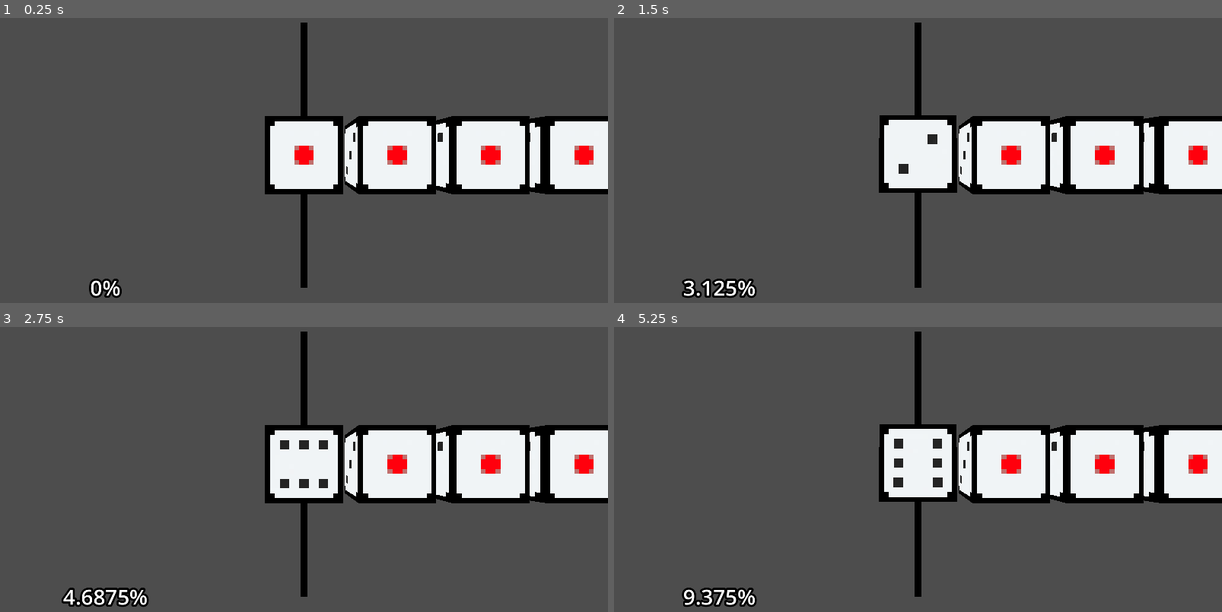
Above: before the commit, frames 1-4 (two rows, left to right).
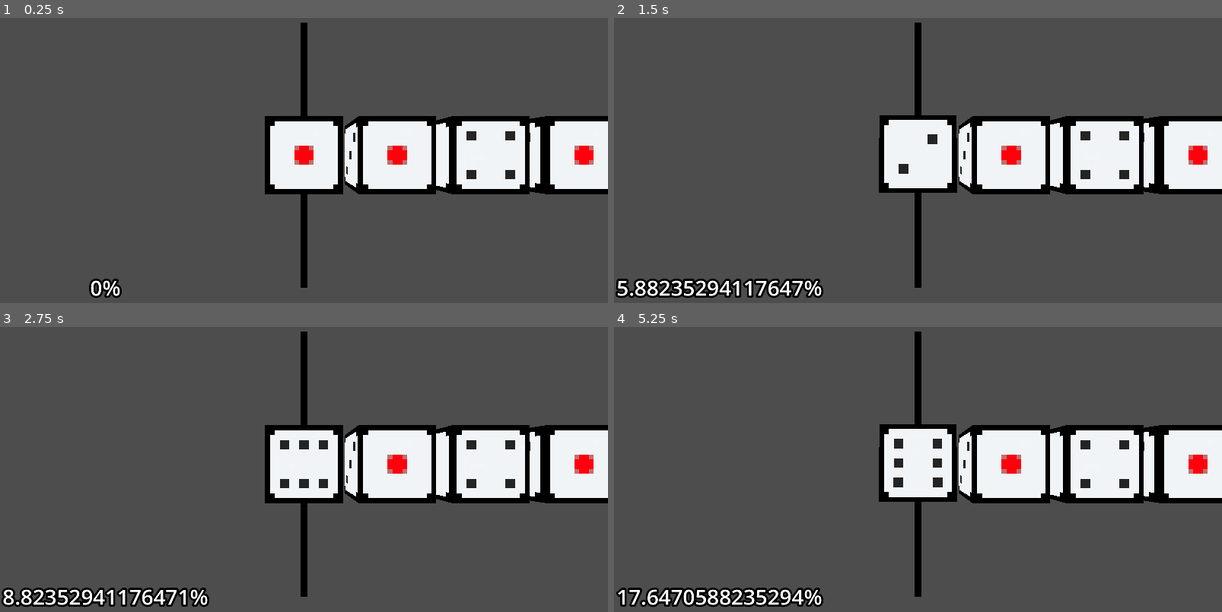
Above: after the commit, the same moments.

Repository: Yiulun-But/DiceShooter
Game: Godot game, scene res://scenes/game.tscn
The game is run twice, just before and just after one commit, with the same random seed, the same clock (stepped at 60 frames per second) and the same inputs. Sound files missing from this copy of the repository are replaced by a short silence.
Inputs:
- Up to frame 1 (0.25 s): no input
- Up to frame 2 (1.5 s): tap Enter at 0.5 s; hold D (right) 0.53-1.28 s; tap Space at 1.25 s; hold S (down) from 1.28 s (still down)
- Up to frame 3 (2.75 s): tap Enter at 2 s; release S (down) at 2.03 s; hold D (right) from 2.03 s (still down)
- Up to frame 4 (5.25 s): tap Space at 2.75, 4.25 s; release D (right) at 2.78 s; hold W (up) 2.78-3.53 s; tap Enter at 3.5 s; hold A (left) 3.53-5.03 s; hold S (down) from 5.03 s (still down)

The runs differ from the first frame. In frame 1, 0.5% of the frame differs, in the area x 71-85%, y 39-57%; in frame 2, 2.2%, in the area x 0-85%, y 39-99%; in frame 3, 2.1%; in frame 4, 2.1%.

Commit message:
updated audio name to be consistant

Diff:
--- a/rythumdice/levels/tetris.json
+++ b/rythumdice/levels/tetris.json
@@ -1,6 +1,6 @@
 {
 	"bpm": 140,
-	"audio": "res://audio/tetris.mp3",
+	"audio": "res://audio/tetris99.mp3",
 	"dice": [
 		1, 1, 4, 1, 1, 1, 4, 1,
 		1, 1, 4, 4, 1, 1, 4, 4,
--- a/rythumdice/scenes/game.tscn
+++ b/rythumdice/scenes/game.tscn
@@ -21,7 +21,7 @@
 stream = ExtResource("3_p57ef")
 
 [node name="level_generator" parent="." instance=ExtResource("4_u5sy4")]
-level = "res://levels/test_song.json"
+level = "res://levels/tetris.json"
 metadata/_edit_lock_ = true
 
 [node name="MeshInstance3D" type="MeshInstance3D" parent="."]
